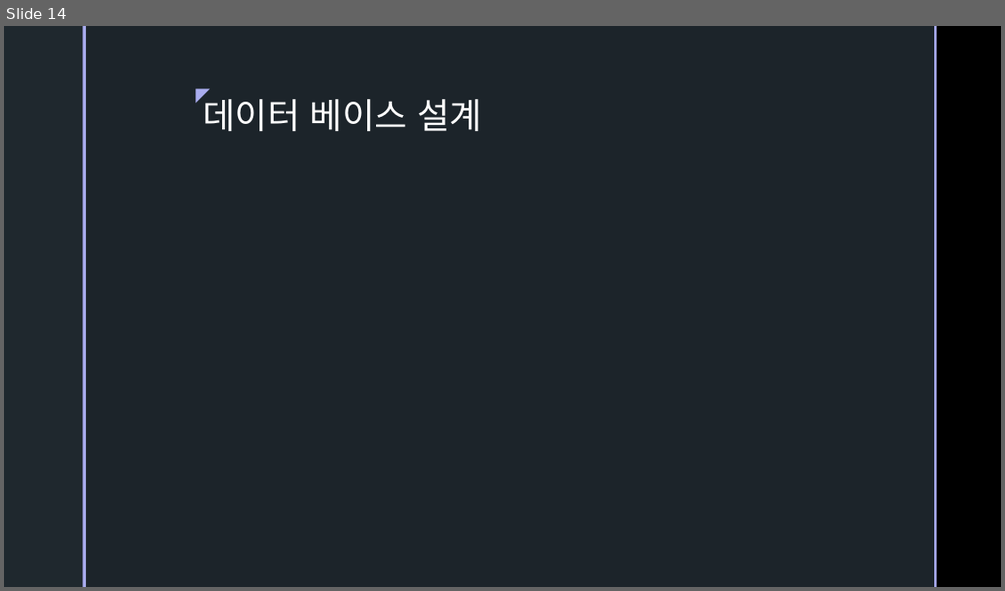
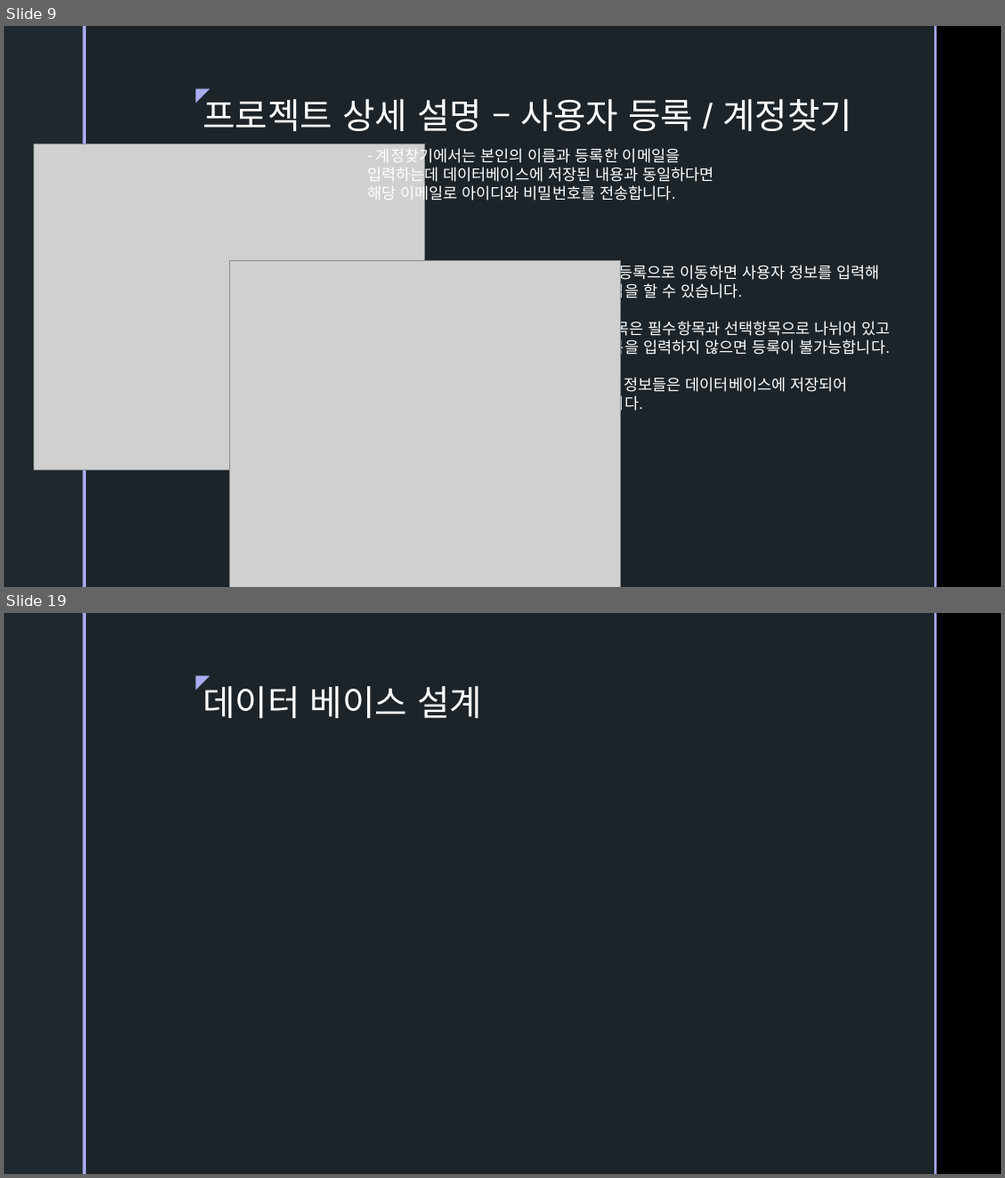
Before and after one commit to ColossusCMS/Team-Project, a slide deck: 보고서 폴더/제출용.pptx. Shown one above the other, each under a label of ours: slide 14 before the commit, slides 9 and 19 after it; the slides between them are not shown. The pictures are 1005x591 and 1005x1178 pixels, drawn with LibreOffice and Linux fonts; fonts in the diff are those of the drawing; grey boxes stand for pictures; background and template pictures are left out. Boxes give left, top, right and bottom in pixels: in the first picture for what was removed or moved away, otherwise in the second. Text is boxed around its words. In the diff, an @@ line names an element or a change of style, - is before the commit and + after.

Commit message:
ui설계 추가, ppt작성, 설계psd파일 수정
ppt에 추가할 ui 설계 이미지 작성,
제출용 ppt 내용 추가 및 수정,
설계용 psd 내용 보강 및 수정

```diff
--- a/보고서 폴더/제출용.pptx
+++ b/보고서 폴더/제출용.pptx
@@ slide 9 added at (4,26,1001,587), background picture (left out); not listed: 5 template elements that a slide beside it also shows @@
@@ title added at (202,93,852,131), 34 pt, text #FFFFFF @@
+프로젝트 상세 설명 – 사용자 등록 / 계정찾기
@@ picture added at (34,144,425,469) @@
@@ text added at (367,146,713,204), 15 pt, text #FFFFFF @@
+– 계정찾기에서는 본인의 이름과 등록한 이메일을 입력하는데 데이터베이스에 저장된 내용과 동일하다면 해당 이메일로 아이디와 비밀번호를 전송합니다.
@@ picture added at (229,261,621,587) @@
@@ text added at (567,263,890,414), 15 pt, text #FFFFFF @@
+– 사용자등록으로 이동하면 사용자 정보를 입력해 회원가입을 할 수 있습니다.
+– 입력항목은 필수항목과 선택항목으로 나뉘어 있고 필수항목을 입력하지 않으면 등록이 불가능합니다.
+- 등록된 정보들은 데이터베이스에 저장되어 관리됩니다.
@@ what was slide 14 is now slide 19 @@
```
Also in this commit, not shown: 6 slides changed, 4 other slides added, 19 other files.
